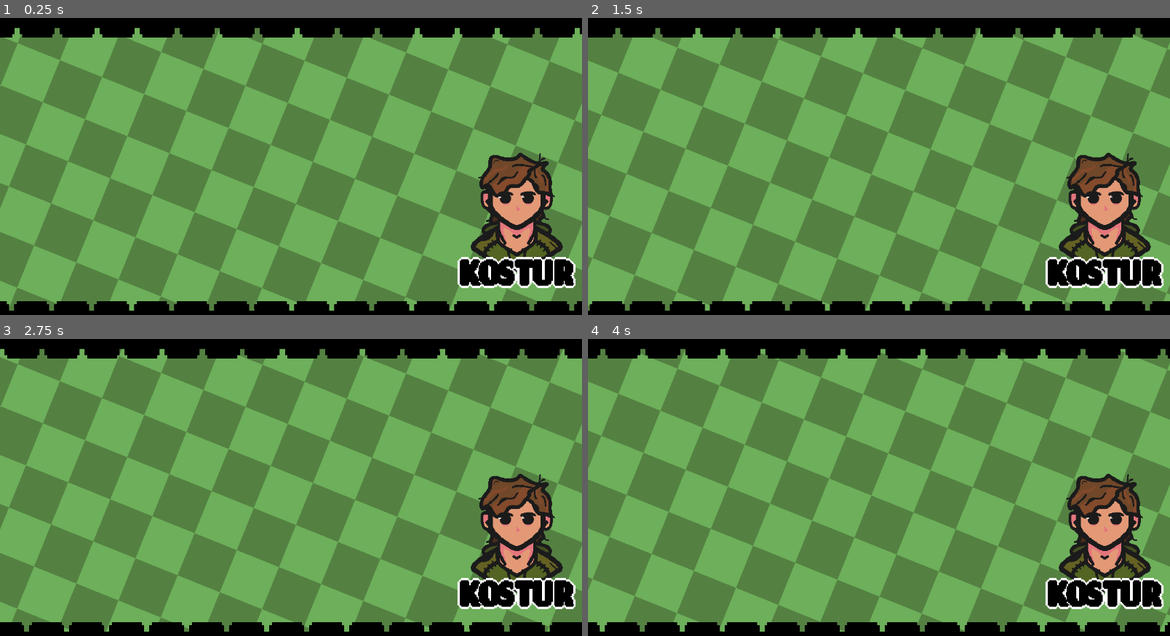
Above: before the commit, frames 1-4 (two rows, left to right).
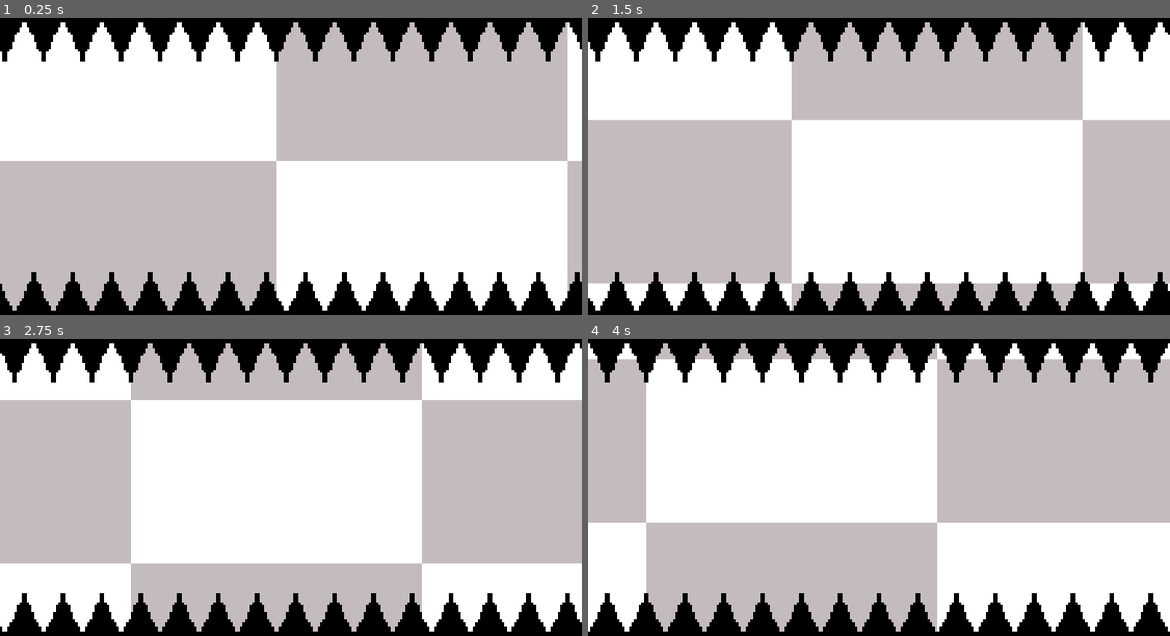
Above: after the commit, the same moments.

Repository: K0STURY/godot-site
Game: Godot game, scene res://Scenes/Test.tscn
Two runs of this game, one before a commit and one after it. Both use one fixed random seed, a clock stepped at 60 frames per second and the inputs below. Before the commit the project starts from res://Scenes/home.tscn.
Inputs:
- Up to frame 1 (0.25 s): no input
- Up to frame 2 (1.5 s): no input
- Up to frame 3 (2.75 s): no input
- Up to frame 4 (4 s): no input

The runs differ from the first frame. In frame 1, 91% of the frame differs, in the area x 0-100%, y 1-99%; in frame 2, 91%; in frame 3, 91%; in frame 4, 91%.

Commit message:
feat:new scene

Diff:
--- a/project/Scenes/ScrollMat.tres
+++ b/project/Scenes/ScrollMat.tres
@@ -13,4 +13,4 @@
 
 [resource]
 shader = SubResource("Shader_kocnt")
-shader_parameter/scrollDireciton = Vector2(0.25, 0)
+shader_parameter/scrollDireciton = Vector2(0.1, 0)
--- /dev/null
+++ b/project/Scenes/Test.tscn
@@ -0,0 +1,65 @@
+[gd_scene load_steps=8 format=3 uid="uid://bdd77xj8uh3yo"]
+
+[ext_resource type="Material" uid="uid://dnwwiaylpqspo" path="res://Scenes/ScrollMat.tres" id="1_5oe5t"]
+[ext_resource type="Texture2D" uid="uid://t3k4ewxqgsx5" path="res://Art/gridbox.png" id="1_mktlp"]
+[ext_resource type="Texture2D" uid="uid://dj75j2eqmxgtb" path="res://Art/TopStripe.png" id="2_qpgd2"]
+[ext_resource type="Texture2D" uid="uid://byg23ojy16fye" path="res://Art/BottomStripe.png" id="3_qgi80"]
+
+[sub_resource type="Shader" id="Shader_kocnt"]
+code = "shader_type canvas_item;
+
+uniform vec2 scrollDireciton = vec2(1.0, 0.0);
+void fragment() {
+	vec2 scroll_uv = UV + (TIME * scrollDireciton);
+	COLOR = texture(TEXTURE, scroll_uv);
+}
+
+"
+
+[sub_resource type="ShaderMaterial" id="ShaderMaterial_qhpqk"]
+shader = SubResource("Shader_kocnt")
+shader_parameter/scrollDireciton = Vector2(0.1, 0.1)
+
+[sub_resource type="ShaderMaterial" id="ShaderMaterial_hmfnk"]
+shader = SubResource("Shader_kocnt")
+shader_parameter/scrollDireciton = Vector2(-0.1, 0)
+
+[node name="Test" type="Node2D"]
+
+[node name="CanvasLayer" type="CanvasLayer" parent="."]
+
+[node name="TextureRect" type="TextureRect" parent="CanvasLayer"]
+texture_filter = 1
+texture_repeat = 2
+material = SubResource("ShaderMaterial_qhpqk")
+clip_contents = true
+anchors_preset = 15
+anchor_right = 1.0
+anchor_bottom = 1.0
+grow_horizontal = 2
+grow_vertical = 2
+texture = ExtResource("1_mktlp")
+
+[node name="TopBar" type="TextureRect" parent="CanvasLayer"]
+texture_repeat = 2
+material = ExtResource("1_5oe5t")
+anchors_preset = 15
+anchor_right = 1.0
+anchor_bottom = 1.0
+grow_horizontal = 2
+grow_vertical = 2
+texture = ExtResource("2_qpgd2")
+expand_mode = 3
+stretch_mode = 4
+
+[node name="BottomBar" type="TextureRect" parent="CanvasLayer"]
+texture_repeat = 2
+material = SubResource("ShaderMaterial_hmfnk")
+anchors_preset = 15
+anchor_right = 1.0
+anchor_bottom = 1.0
+grow_horizontal = 2
+grow_vertical = 2
+texture = ExtResource("3_qgi80")
+expand_mode = 3
+stretch_mode = 4
--- a/project/project.godot
+++ b/project/project.godot
@@ -11,7 +11,7 @@
 [application]
 
 config/name="Website"
-run/main_scene="res://Scenes/home.tscn"
+run/main_scene="res://Scenes/Test.tscn"
 config/features=PackedStringArray("4.2", "Forward Plus")
 config/icon="res://icon.svg"
 
